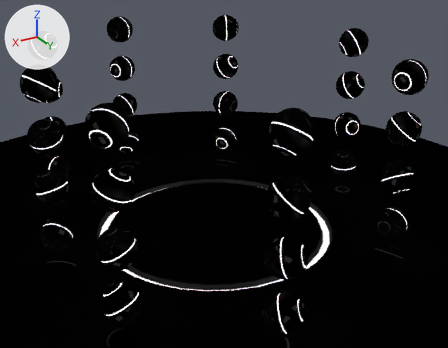
A saved change to the Blender file Ambisonics/Assets/Blender_Files/TronOrbs.blend.
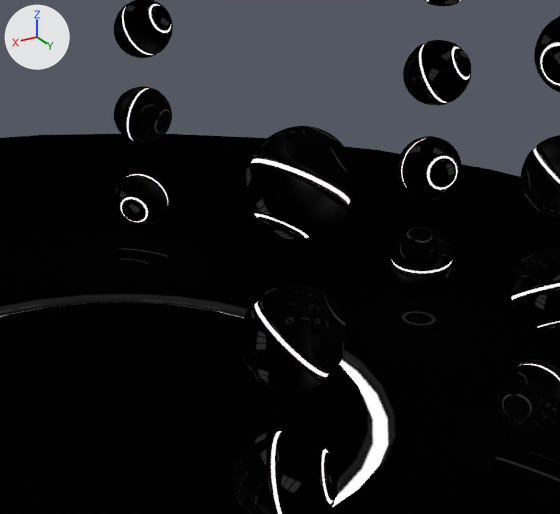
Each version appears first whole from a 50 mm lens placed at (3.83, 7.06, 4.27), pointed at (-0.3, 0.18, 0.83), and next in a close-up on the part from 37% to 90% of the width and 16% to 78% of the height. The axes (+X, +Y, +Z) are drawn at upper left. The lights are the same throughout.

The older version as bpy lines, for what is in view:
```python
me_cube_005 = bpy.data.meshes.new('Cube.005')
me_cube_005.from_pydata(...)  # 20 vertices, 18 faces; spans x -1.0..1.18, y -2.35..2.35, z -2.35..2.35
me_sphere_001 = bpy.data.meshes.new('Sphere.001')
me_sphere_001.from_pydata(...)  # 194 vertices, 204 faces; spans x -0.205..0.205, y -0.205..0.205, z -0.209..0.209
me_sphere_001.polygons.foreach_set('use_smooth', [True] * 204)
me_sphere_001.materials.append(mat_baked_balls)
me_sphere_014 = bpy.data.meshes.new('Sphere.014')
me_sphere_014.from_pydata(...)  # 194 vertices, 204 faces; spans x -0.205..0.205, y -0.205..0.205, z -0.209..0.209
me_sphere_014.polygons.foreach_set('use_smooth', [True] * 204)
me_sphere_014.materials.append(mat_baked_balls)
ob_cube_004 = bpy.data.objects.new('Cube.004', me_cube_005)
ob_cube_004.location = (-1.386, 0.057, 0.0)
ob_cube_004.rotation_euler = (0.0, 0.0, 3.141)  # degrees (0, 0, 180)
ob_cube_004.scale = (1.35, 0.125, 0.125)
ob_cube_004.hide_set(True)  # its collection is switched off
ob_sphere_009 = bpy.data.objects.new('Sphere.009', me_sphere_001)
ob_sphere_009.location = (-2.625, 0.066, 1.109)
ob_sphere_009.rotation_euler = (-4.396, -4.263, 3.201)  # degrees (-252, -244, 183)
ob_sphere_009.scale = (1.07, 1.07, 1.07)
_m = ob_sphere_009.modifiers.new('Subsurf', 'SUBSURF')
ob_sphere_056 = bpy.data.objects.new('Sphere.056', me_sphere_014)
ob_sphere_056.location = (-1.806, 1.967, 2.414)
ob_sphere_056.rotation_euler = (-0.848, 1.758, -0.557)  # degrees (-49, 101, -32)
ob_sphere_056.scale = (1.07, 1.07, 1.07)
_m = ob_sphere_056.modifiers.new('Subsurf', 'SUBSURF')
# also in view: 'Sphere.035' at (-1.62, -1.97, 0.46); 'Sphere.010' at (-2.62, 0.07, 1.76); 'Sphere.053' at (0.58, 2.84, 1.11); 'Sphere.033' at (-1.62, -1.97, 1.76); 'Sphere.008' at (-2.62, 0.07, 0.46)
```
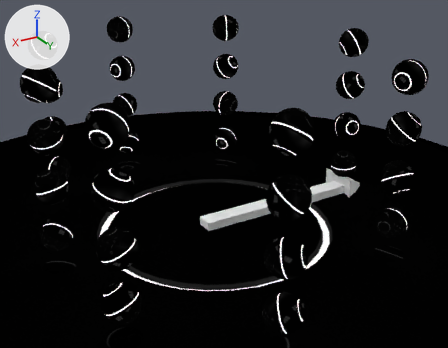
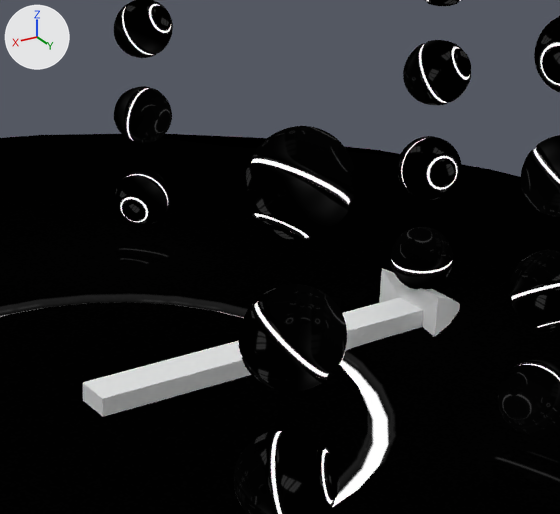
The change, as a diff of the scene's bpy script:
```diff
--- a/Ambisonics/Assets/Blender_Files/TronOrbs.blend.py
+++ b/Ambisonics/Assets/Blender_Files/TronOrbs.blend.py
@@ ob_cube_004 @@
 ob_cube_004.scale = (1.35, 0.125, 0.125)
-ob_cube_004.hide_set(True)  # its collection is switched off
```

Changed parts and their boxes (x1, y1, x2, y2) in the close-ups (560 x 514 px):
'Cube.004', shown: after (83, 268, 460, 417)
